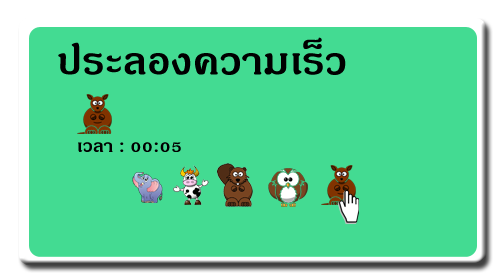
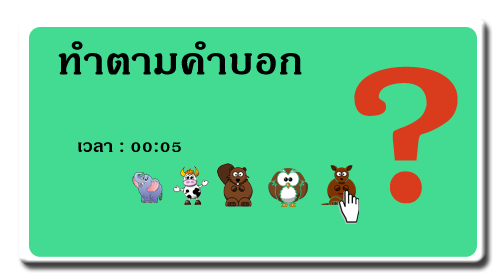
Layered file, before and after one edit (500 x 280). Changes by layer:
renamed "ประลองความเร็ว" to "ทำตามคำบอก", painted on it over [58, 37, 346, 75]
added layer "?" above "Layer 4" over [354, 66, 458, 204]
hid "Layer 3" over [77, 94, 112, 134]
